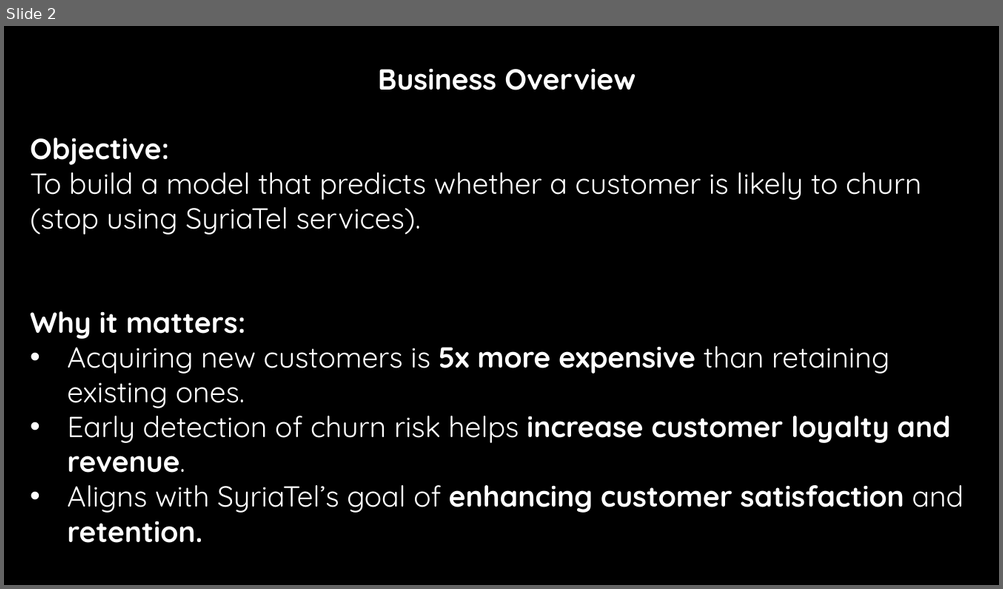
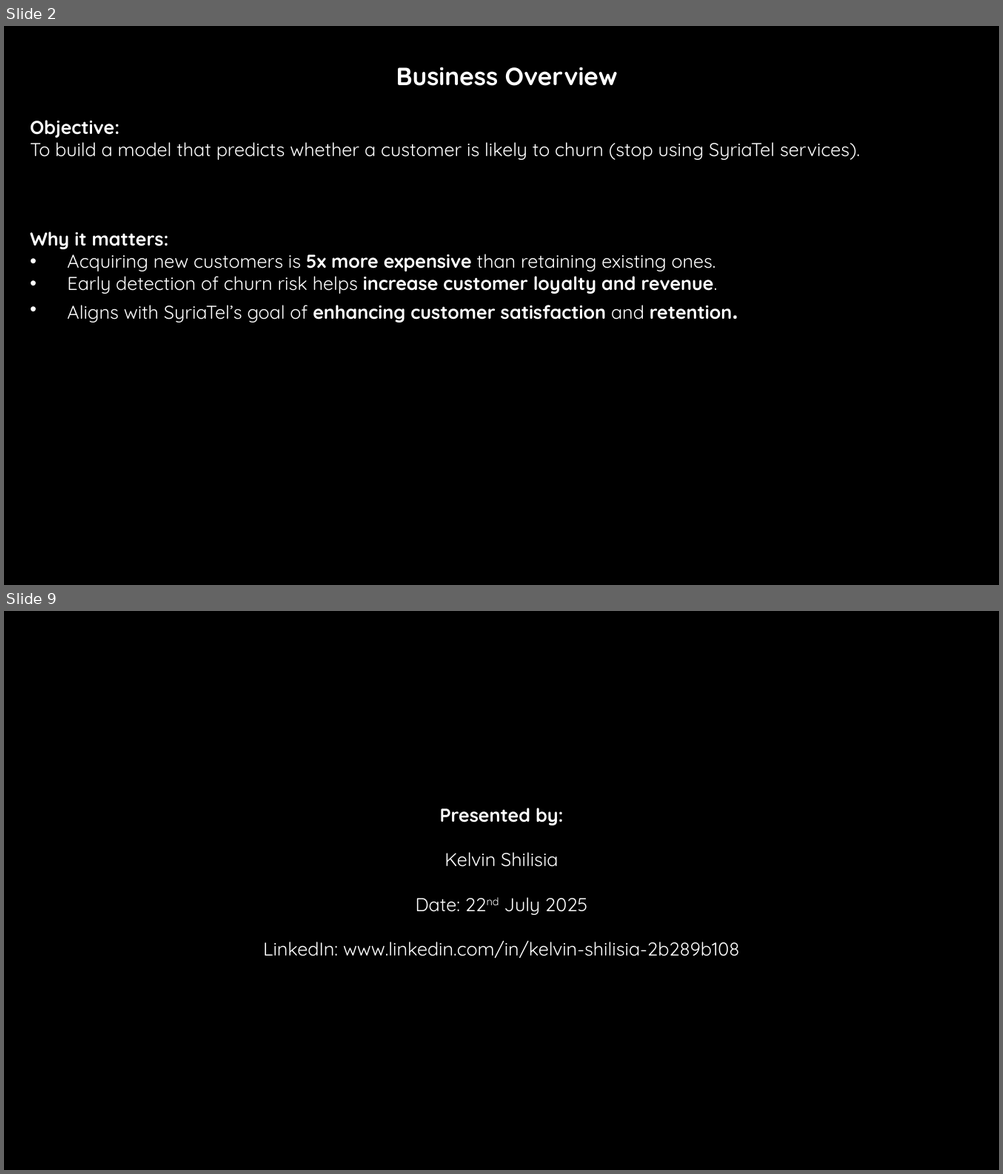
Before and after one commit to Kelvin-Shilisia/syriatel-churn-classifier, a slide deck: Churn Prediction in Telecom.pptx. Shown one above the other, each under a label of ours: slide 2 before the commit, slides 2 and 9 after it; the slides between them are not shown. The pictures are 1003x589 and 1003x1174 pixels, drawn with LibreOffice and Linux fonts; fonts in the diff are those of the drawing; background and template pictures are left out. Boxes give left, top, right and bottom in pixels: in the first picture for what was removed or moved away, otherwise in the second. Text is boxed around its words. In the diff, an @@ line names an element or a change of style, - is before the commit and + after.

```diff
--- a/Churn Prediction in Telecom.pptx
+++ b/Churn Prediction in Telecom.pptx
@@ slide 9 added at (x1=4, y1=611, x2=999, y2=1170), background #000000 @@
@@ text added at (x1=263, y1=808, x2=740, y2=959), 18 pt, text #FFFFFF @@
+Presented by:
+Kelvin Shilisia
+Date: 22nd July 2025
+LinkedIn: www.linkedin.com/in/kelvin-shilisia-2b289b108
@@ slide 2 changed as well @@
@@ text "Business Overview" at (x1=30, y1=67, x2=859, y2=323): size 28 to 24 pt in "Business Overview", "retention."; size 28 to 18 pt @@
```
Also in this commit, not shown: 1 other slide changed, 6 other slides added, 3 slides removed.
